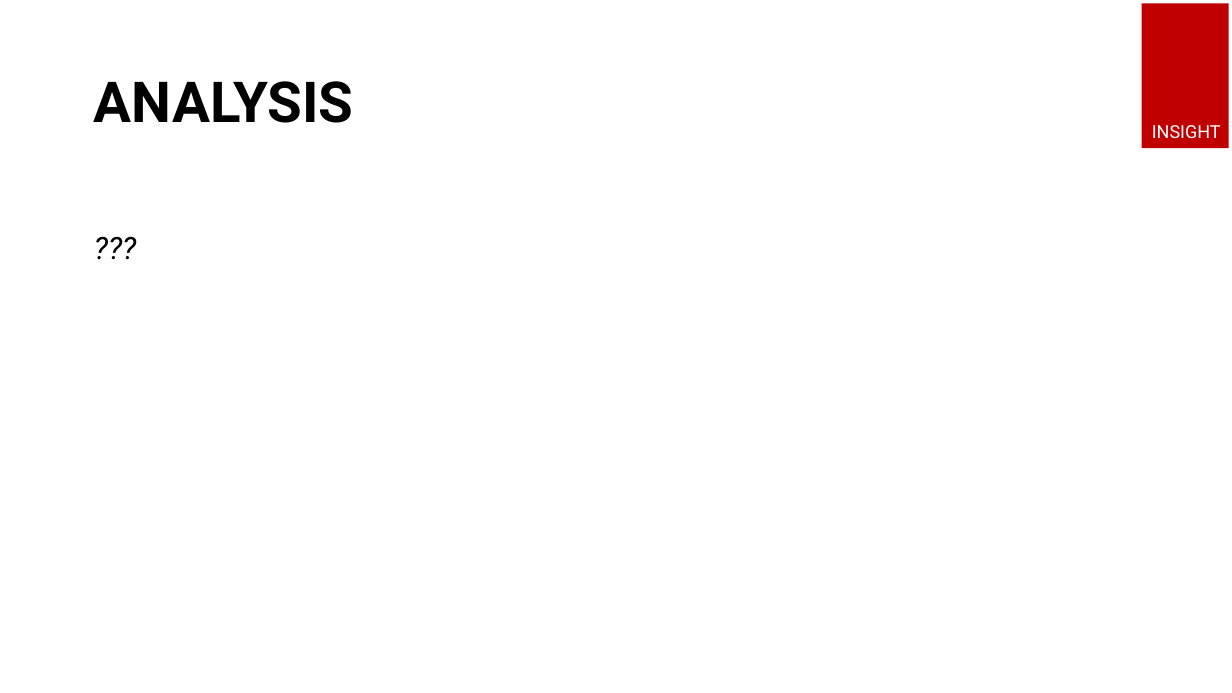
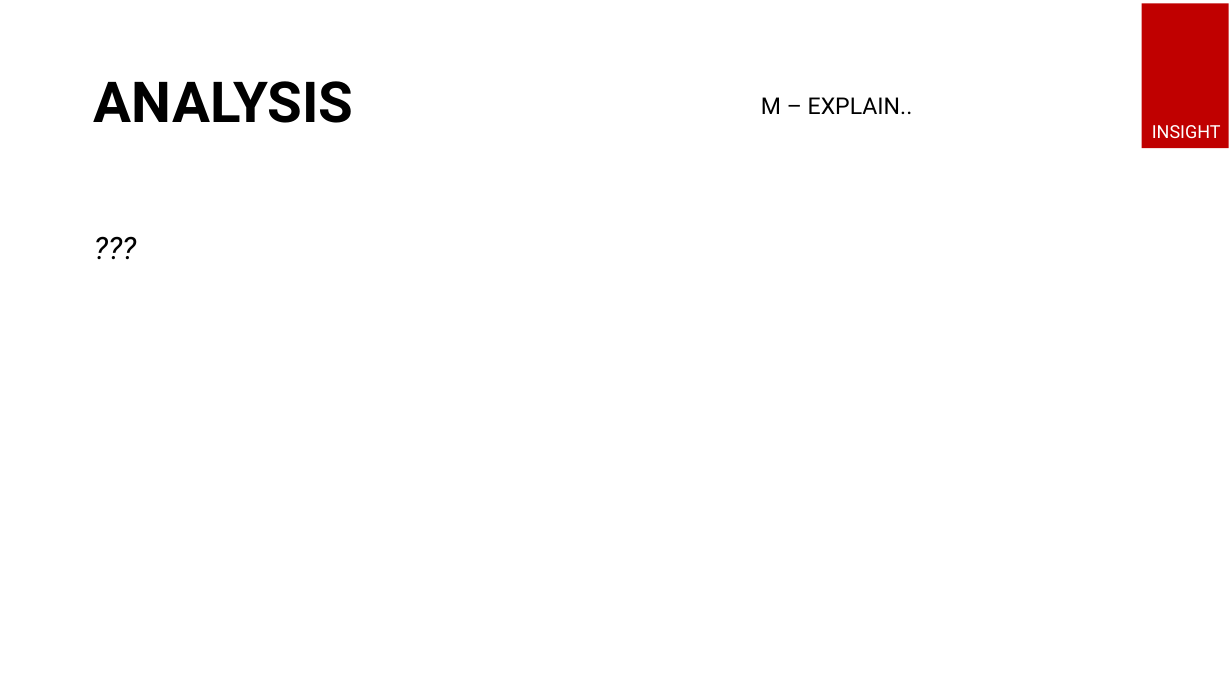
Before and after one commit to ijoshdavis/KSU-STAT-7100_MCSP, a slide deck: slide 9 of deliverables/Week 8 - Presentation.pptx. Drawn at 1232x693 pixels with LibreOffice and Linux fonts; fonts in the diff are those of the drawing. Boxes give left, top, right and bottom in pixels: in the first picture for what was removed or moved away, otherwise in the second. Text is boxed around its words. In the diff, an @@ line names an element or a change of style, - is before the commit and + after.

```diff
--- a/deliverables/Week 8 - Presentation.pptx
+++ b/deliverables/Week 8 - Presentation.pptx
@@ text added at box(761, 97, 913, 114), 18 pt, text #000000 @@
+M – EXPLAIN..
```
Also in this commit, not shown: 9 other slides changed, 19 other files.
